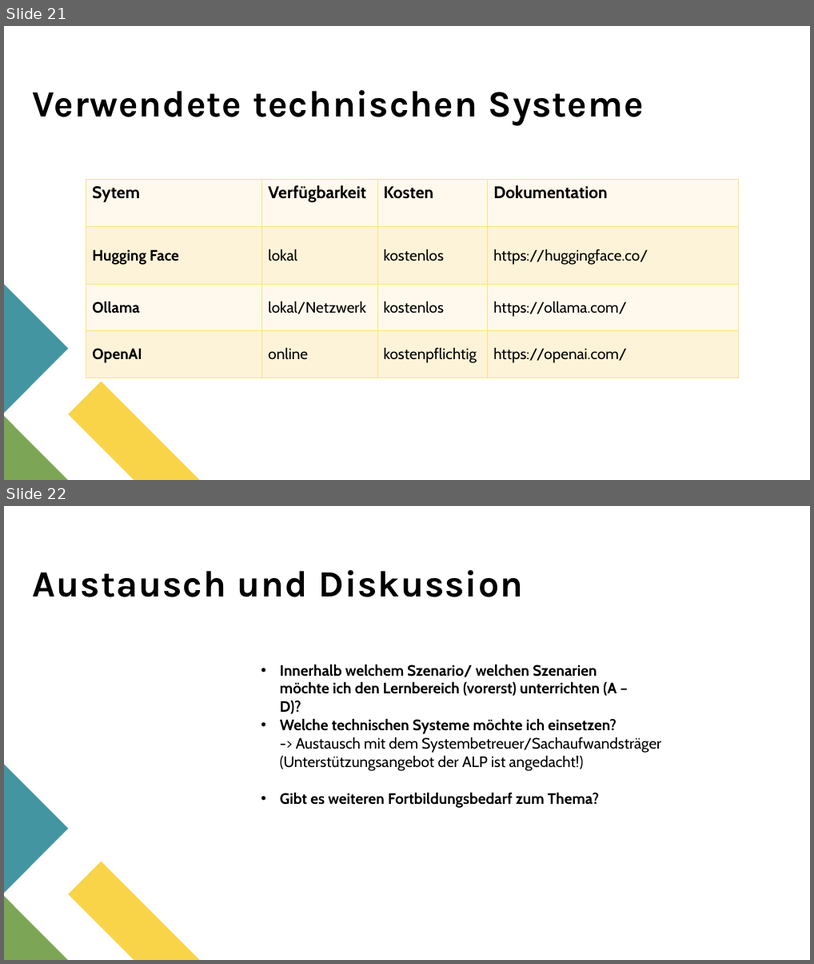
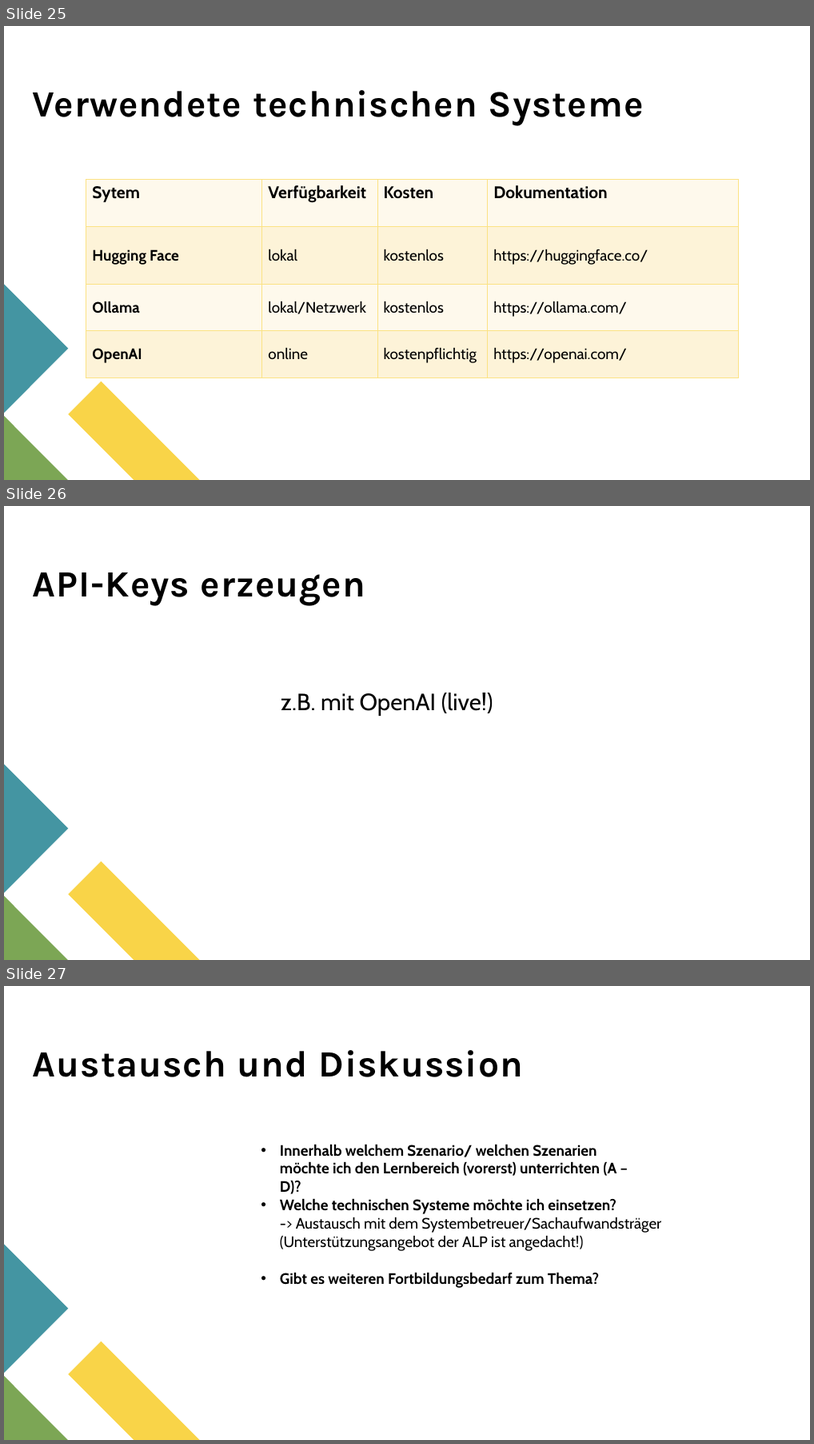
Before and after one commit to spaciva-Bauer/Fortbildungen, a slide deck: sprachmodelle/Praesentation/MB-Veranstaltung_Sprachmodelle_0.3.pptx. Shown one above the other, each under a label of ours: slides 21 and 22 before the commit, slides 25, 26 and 27 after it. The pictures are 814x964 and 814x1444 pixels, drawn with LibreOffice and Linux fonts; fonts in the diff are those of the drawing. Boxes give left, top, right and bottom in pixels: in the first picture for what was removed or moved away, otherwise in the second. Text is boxed around its words. In the diff, an @@ line names an element or a change of style, - is before the commit and + after.

```diff
--- a/sprachmodelle/Praesentation/MB-Veranstaltung_Sprachmodelle_0.3.pptx
+++ b/sprachmodelle/Praesentation/MB-Veranstaltung_Sprachmodelle_0.3.pptx
@@ slide 26 added at (4, 506, 810, 960), background #FFFFFF; not listed: 3 template elements that a slide beside it also shows @@
@@ title added at (33, 572, 366, 605), 44 pt, text #000000, bold @@
+API-Keys erzeugen
@@ text added at (281, 692, 494, 716), 28 pt, text #000000 @@
+z.B. mit OpenAI (live!)
@@ what was slide 21 is now slide 25 @@
@@ what was slide 22 is now slide 27 @@
```
Also in this commit, not shown: 1 slide changed, 4 other slides added.
